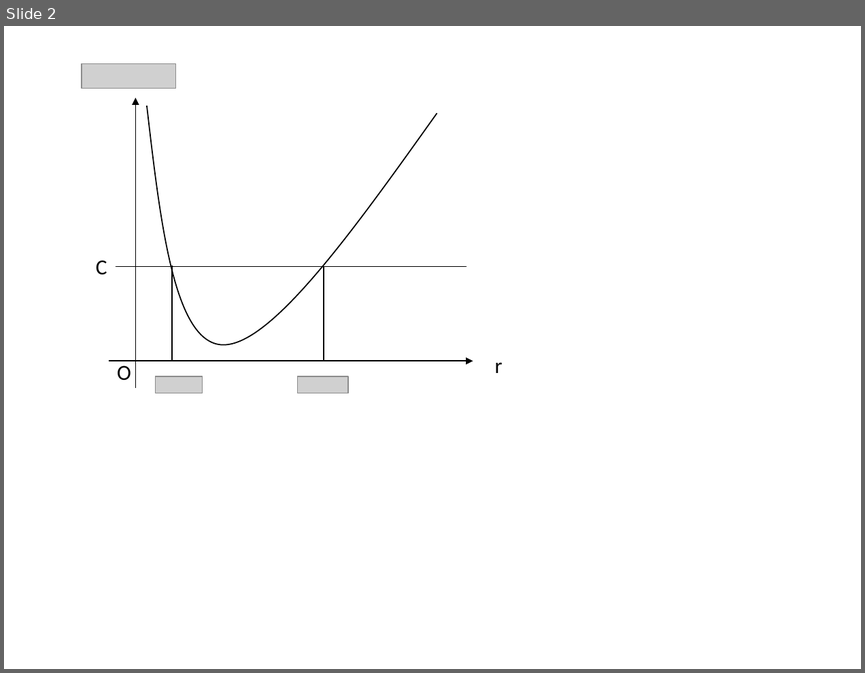
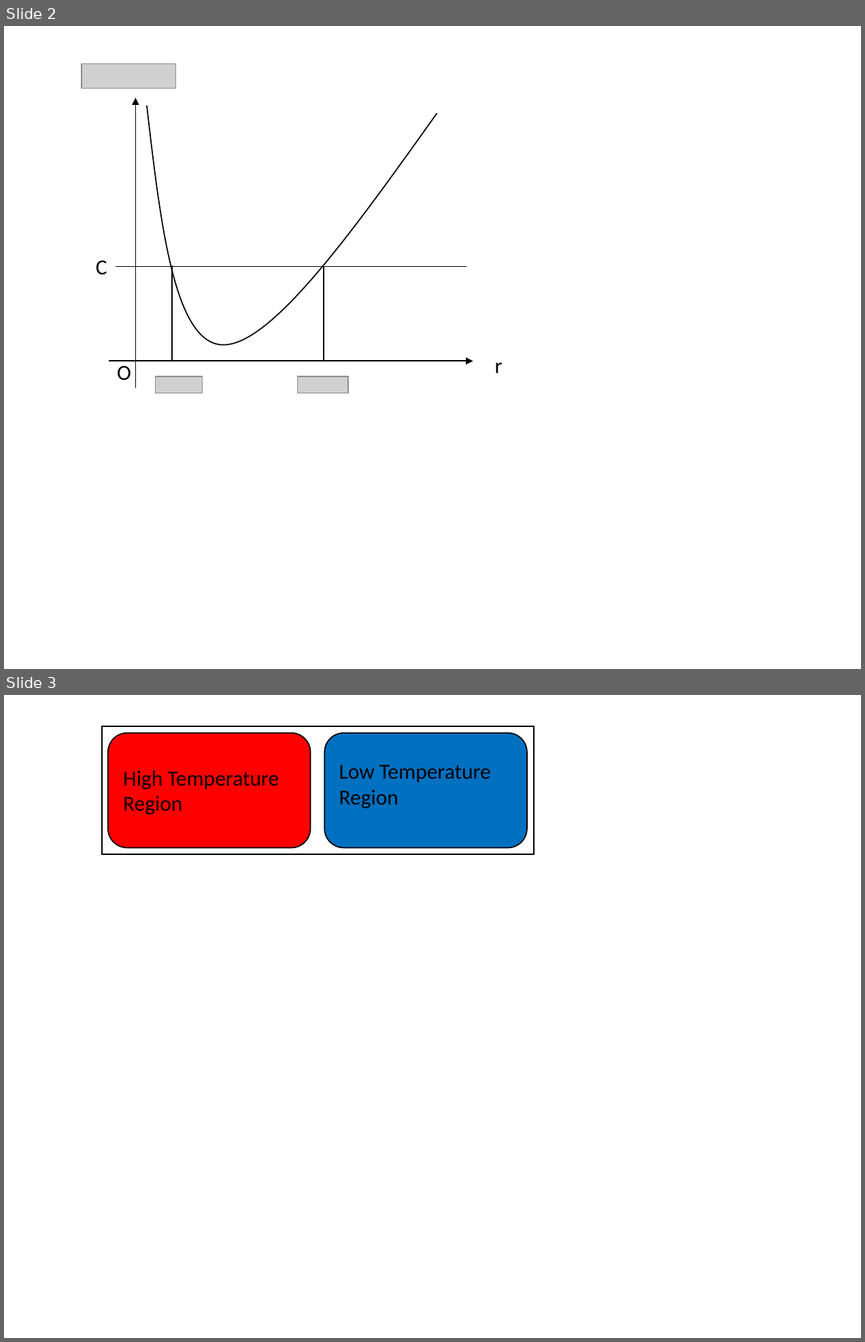
Before and after one commit to kaityo256/md2019, a slide deck: ergodic/fig.pptx. Shown one above the other, each under a label of ours: slide 2 before the commit, slides 2 and 3 after it. The pictures are 865x673 and 865x1342 pixels, drawn with LibreOffice and Linux fonts; fonts in the diff are those of the drawing; grey boxes stand for pictures. Boxes give left, top, right and bottom in pixels: in the first picture for what was removed or moved away, otherwise in the second. Text is boxed around its words. In the diff, an @@ line names an element or a change of style, - is before the commit and + after.

```diff
--- a/ergodic/fig.pptx
+++ b/ergodic/fig.pptx
@@ slide 3 added at (4,695,861,1338), background #FFFFFF @@
@@ rectangle added at (102,726,534,854), outline #000000 1 pt @@
@@ rounded rectangle added at (107,732,310,847), fill #FF0000, outline #000000 1 pt @@
@@ rounded rectangle added at (324,732,527,847), fill #0070C0, outline #000000 1 pt @@
@@ text added at (123,770,279,815), 18 pt, text #000000 @@
+High Temperature
+Region
@@ text added at (339,765,491,809), 18 pt, text #000000 @@
+Low Temperature
+Region
```
Also in this commit, not shown: 1 other slide added, 6 other files.
